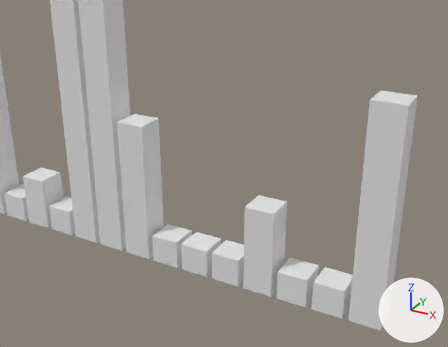
Two versions of the glTF model models/commit_sculpture.glb, one commit apart.
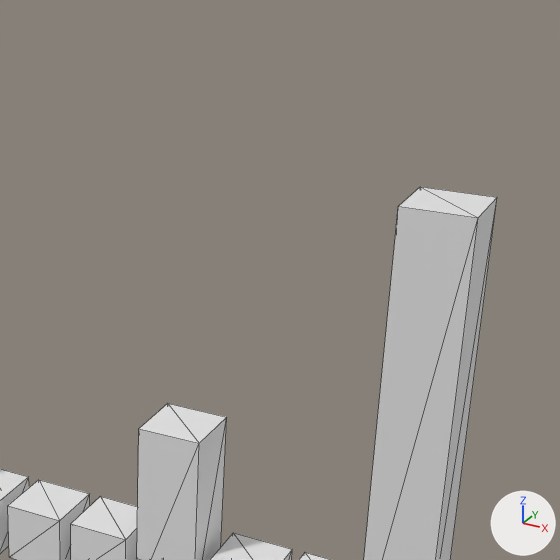
Old and new are each drawn from a 50 mm camera at (38.49, -16.0, 11.74) aimed at (30.82, -2.05, 4.77) and again close up on the part from 40% to 100% of the width and 0% to 78% of the height. Lighting does not change. The marker at lower right points along +X, +Y and +Z. The last two pictures show the newer version. The close-ups show mesh edges as thin lines. Where no turn or scale is listed for an object, it has been applied to the vertices.

Before the edit, the objects in view are built like this:
```python
me_geometry_25 = bpy.data.meshes.new('geometry_25')
me_geometry_25.from_pydata(...)  # a box spanning x 29.5..30.5, y -0.5..0.5, z 0.0..1.0
me_geometry_27 = bpy.data.meshes.new('geometry_27')
me_geometry_27.from_pydata(...)  # a box spanning x 31.9..32.9, y -0.5..0.5, z 0.0..1.0
me_geometry_29 = bpy.data.meshes.new('geometry_29')
me_geometry_29.from_pydata(...)  # a box spanning x 34.3..35.3, y -0.5..0.5, z 0.0..7.0
# before: 2 (34.3, 0.5, 7.0) at pixel (420, 186), 3 (34.3, -0.5, 7.0) at pixel (398, 206), 6 (35.3, 0.5, 7.0) at pixel (497, 197), 7 (35.3, -0.5, 7.0) at pixel (478, 217)
ob_geometry_25 = bpy.data.objects.new('geometry_25', me_geometry_25)
ob_geometry_25.location = (0.0, 0.0, 0.0)
ob_geometry_27 = bpy.data.objects.new('geometry_27', me_geometry_27)
ob_geometry_27.location = (0.0, 0.0, 0.0)
ob_geometry_29 = bpy.data.objects.new('geometry_29', me_geometry_29)
ob_geometry_29.location = (0.0, 0.0, 0.0)
# also in view: 'geometry_23' at (27.6, 0.0, 0.5); 'geometry_26' at (31.2, 0.0, 1.5); 'geometry_24' at (28.8, 0.0, 0.5)
```
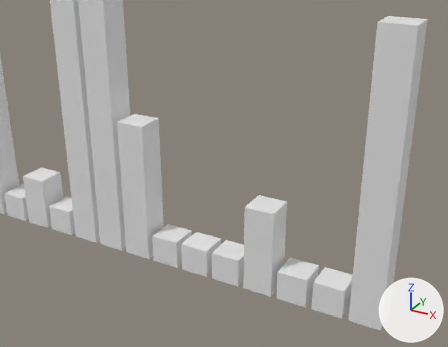
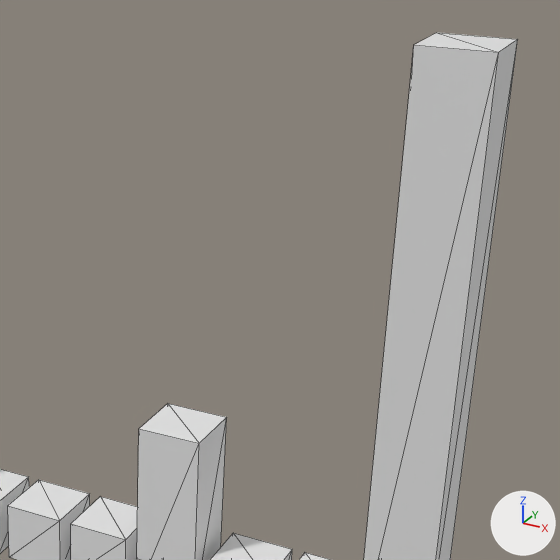
Commit message: Update commit sculpture [skip ci]

Location of each change, (x1, y1, x2, y2) in pixels of the close-ups (560 x 560 px):
'geometry_29', reshaped
    before: (364, 187, 497, 560)
    after: (364, 33, 518, 560)

Patch to the scene script:
```diff
--- a/models/commit_sculpture.glb.py
+++ b/models/commit_sculpture.glb.py
@@ me_geometry_29 @@
 # used by ob_geometry_29; location = (0.0, 0.0, 0.0)
-me_geometry_29.from_pydata(...)  # 8 vertices, 12 faces; spans x 34.3..35.3, y -0.5..0.5, z 0.0..7.0
+me_geometry_29.from_pydata(...)  # 8 vertices, 12 faces; spans x 34.3..35.3, y -0.5..0.5, z 0.0..9.0
+# me_geometry_29 part 1
+for i in [2, 3, 6, 7]: me_geometry_29.vertices[i].co += Vector((0.0, 0.0, 2.0))
```
